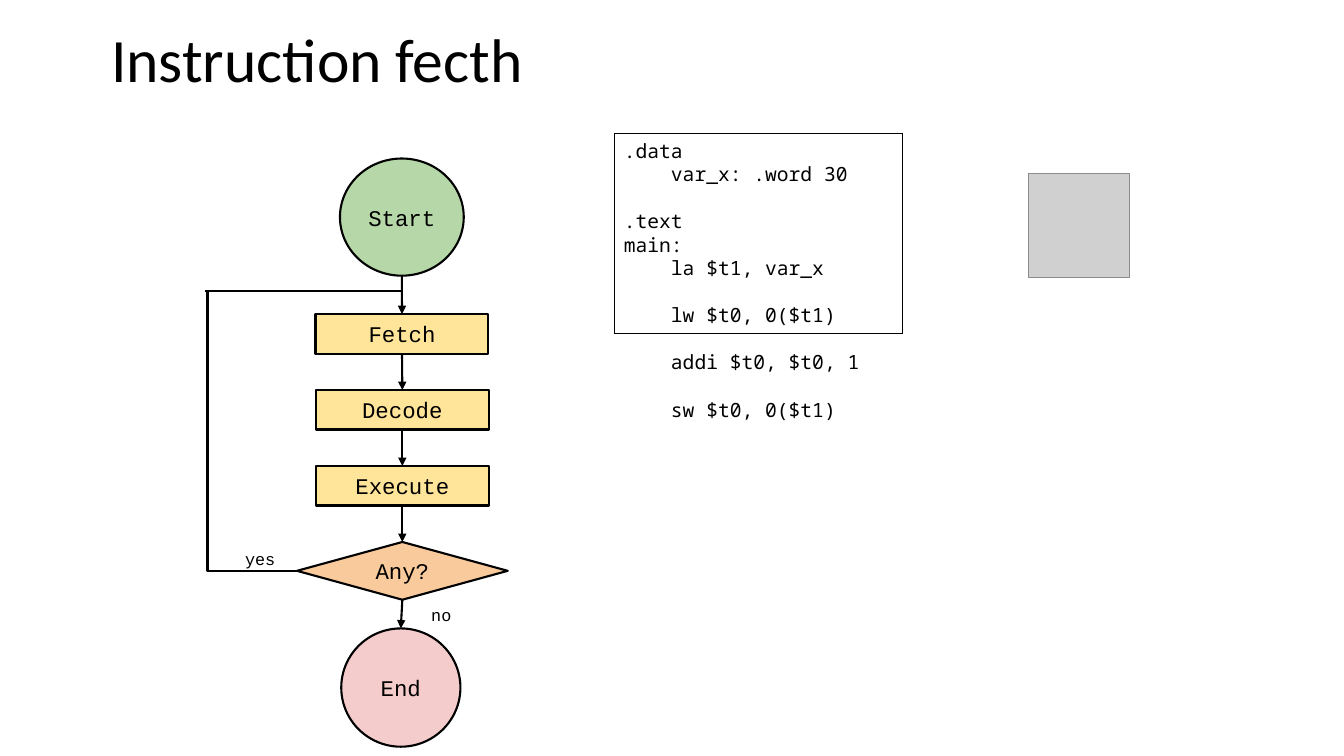
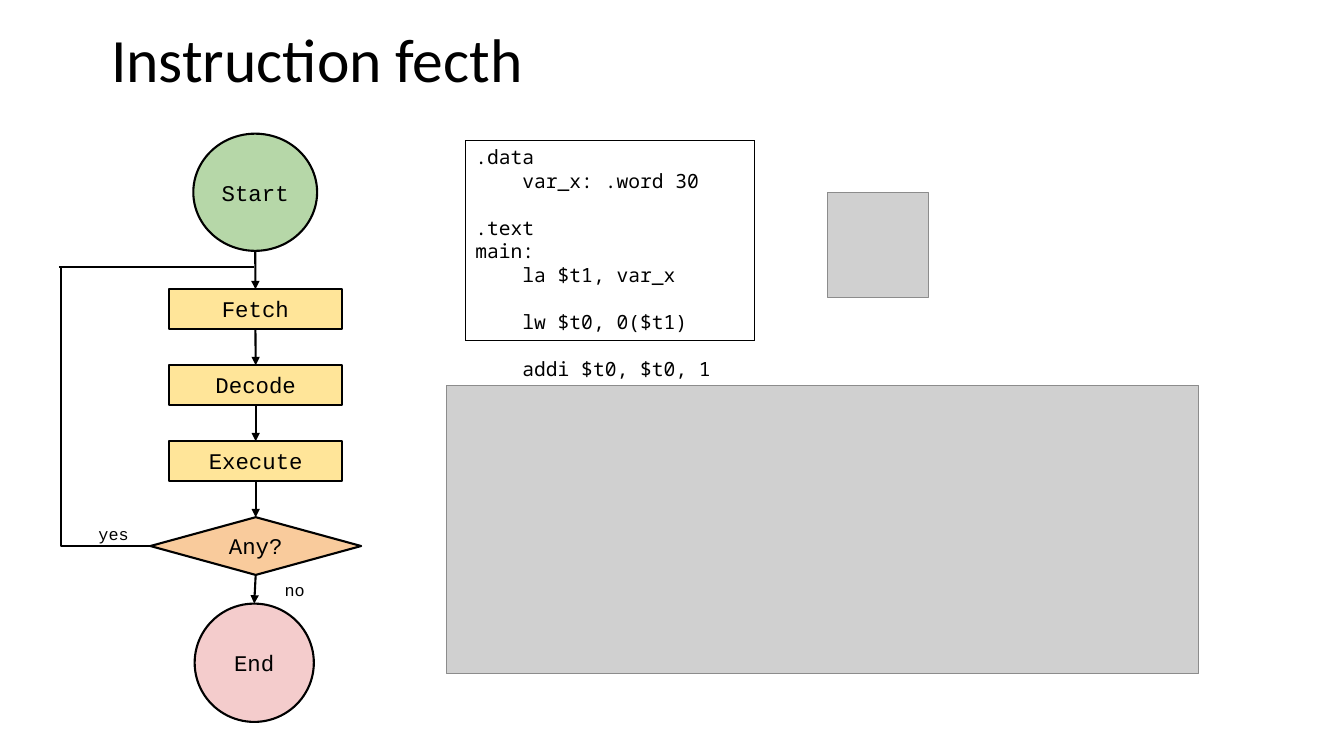
Before and after one commit to udea-so/apuntes_2026-2_SO-virtual, a slide deck: slide 3 of clase_03/SO_apuntes_clase3.pptx. Drawn at 1344x756 pixels with LibreOffice and Linux fonts; fonts in the diff are those of the drawing; grey boxes stand for pictures. Boxes give left, top, right and bottom in pixels: in the first picture for what was removed or moved away, otherwise in the second. Text is boxed around its words. In the diff, an @@ line names an element or a change of style, - is before the commit and + after.

```diff
--- a/clase_03/SO_apuntes_clase3.pptx
+++ b/clase_03/SO_apuntes_clase3.pptx
@@ rectangle ".data" moved from (x1=614, y1=134, x2=903, y2=335) to (x1=466, y1=140, x2=755, y2=341) @@
@@ picture moved from (x1=1028, y1=173, x2=1129, y2=278) to (x1=828, y1=193, x2=929, y2=297) @@
@@ line moved from (206, 291) - (401, 291) to (58, 266) - (254, 266) @@
@@ picture added at (x1=447, y1=385, x2=1199, y2=675) @@
@@ 5 arrows, 3 rectangles, 2 ellipses, 2 texts, 1 diamond, 1 elbow line moved together from (x1=208, y1=158, x2=508, y2=746) to (x1=62, y1=134, x2=361, y2=722) @@
```
Also in this commit, not shown: 8 other slides changed, 11 other files.
